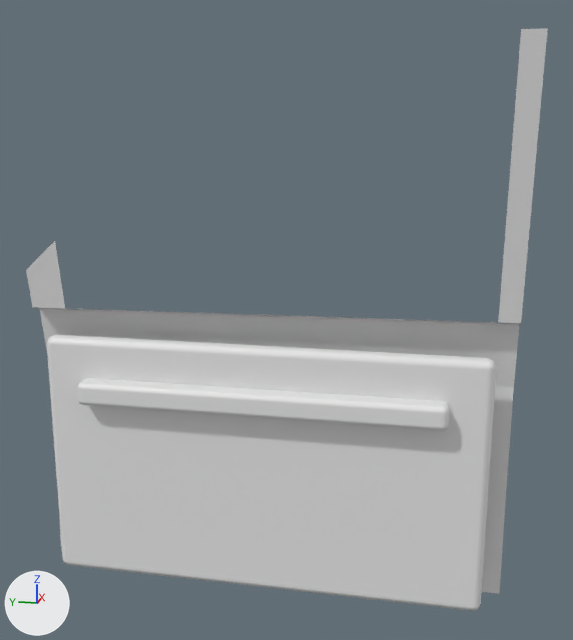
The OBJ model realweather/src/main/resources/assets/realweather/models/vehicle/suv/door_fr.obj: old version first, new version second.
Both versions are drawn from a camera (50 mm lens) standing at (-1.877, -1.023, 1.714) and looking at (-0.055, -0.658, 1.259). Arrows for +X, +Y and +Z are at lower left; the lights stay in place. The older version comes first. Materials are left out; every surface is plain grey. Where no turn or scale is listed for an object, it has been applied to the vertices.

Script lines for the objects in view, before the commit:
```python
me_door_fr = bpy.data.meshes.new('door_fr')
me_door_fr.from_pydata(...)  # 238 vertices, 193 faces; spans x -0.165..0.026, y -1.2..0.0, z 0.56..1.897
# faces by material slot: [9, 59, 54, 15, 54, 2]
me_door_fr.materials.append(mat_black)
me_door_fr.materials.append(mat_chrome)
me_door_fr.materials.append(mat_dash)
me_door_fr.materials.append(mat_paint)
me_door_fr.materials.append(mat_seat)
me_door_fr.materials.append(mat_trim)
ob_door_fr = bpy.data.objects.new('door_fr', me_door_fr)
ob_door_fr.location = (0.0, 0.0, 0.0)
```
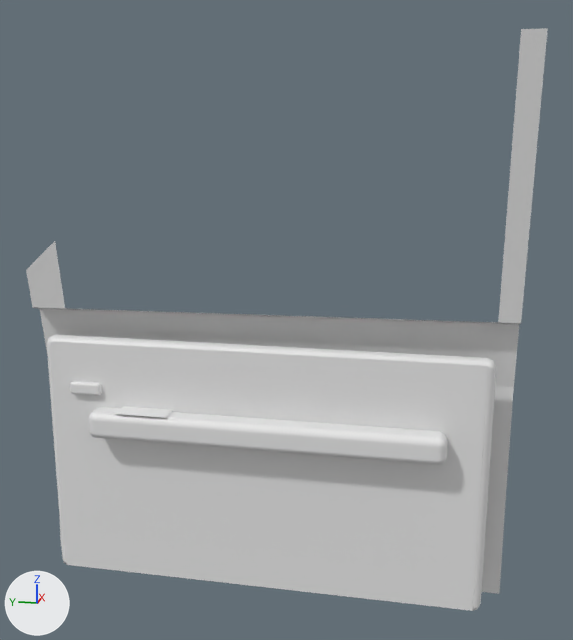
Where the change shows, as pixel boxes [x1, y1, x2, y2] in the pictures (573 x 640 px):
part 1 of me_door_fr, added
    after: [70, 381, 102, 395]
part 2 of me_door_fr, added
    after: [89, 407, 448, 465]
part 3 of me_door_fr, cut back
    before: [77, 378, 449, 430]
    after: [50, 341, 488, 611]

Patch to the scene script:
```diff
--- a/realweather/src/main/resources/assets/realweather/models/vehicle/suv/door_fr.obj.py
+++ b/realweather/src/main/resources/assets/realweather/models/vehicle/suv/door_fr.obj.py
@@ me_door_fr @@
 # used by ob_door_fr; location = (0.0, 0.0, 0.0)
-me_door_fr.from_pydata(...)  # 238 vertices, 193 faces; spans x -0.165..0.026, y -1.2..0.0, z 0.56..1.897
+me_door_fr.from_pydata(...)  # 302 vertices, 249 faces; spans x -0.175..0.026, y -1.2..0.0, z 0.56..1.897
+# me_door_fr part 1: a new loose piece of 56 vertices spanning x -0.13..-0.11, y -0.2..-0.12, z 1.06..1.09
+# me_door_fr part 2: a new loose piece of 56 vertices spanning x -0.175..-0.105, y -1.05..-0.18, z 0.96..1.03
+# me_door_fr part 3
+# 56 vertices are removed from x -0.16..-0.1, y -1.05..-0.15, z 1.04..1.1
+# 54 faces are deleted
+# 8 vertices are added at x -0.17..-0.11, y -1.13..-0.07, z 0.57..1.19
+# 2 new faces join them
```
